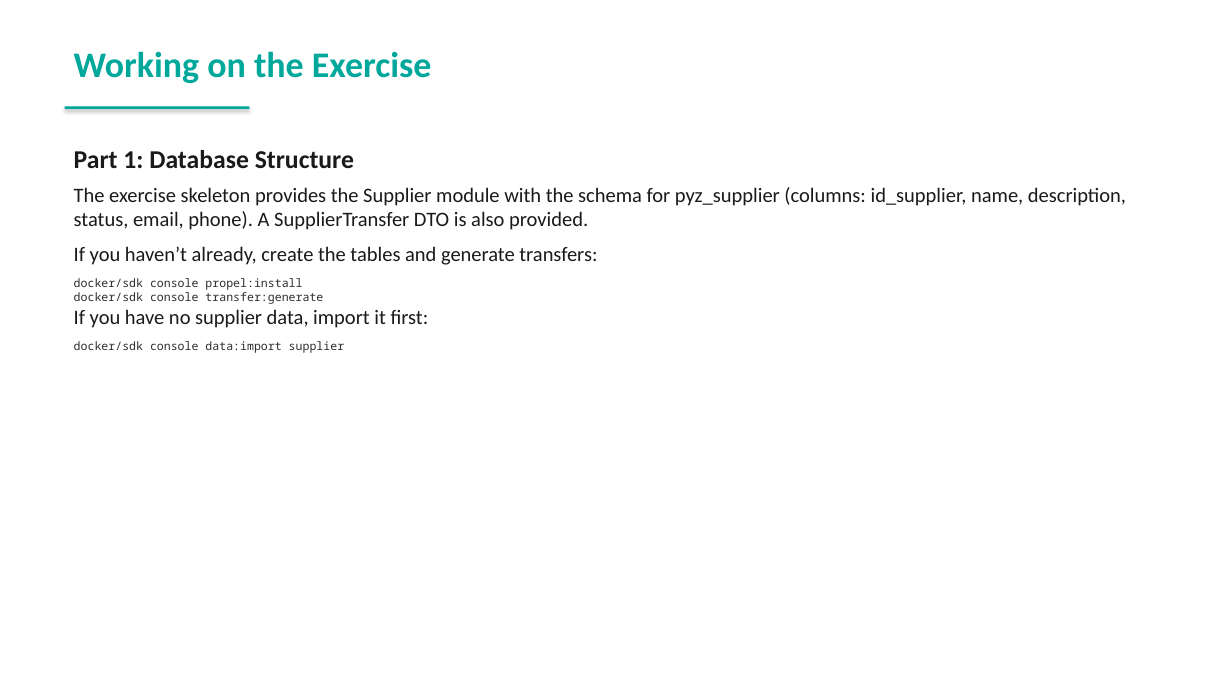
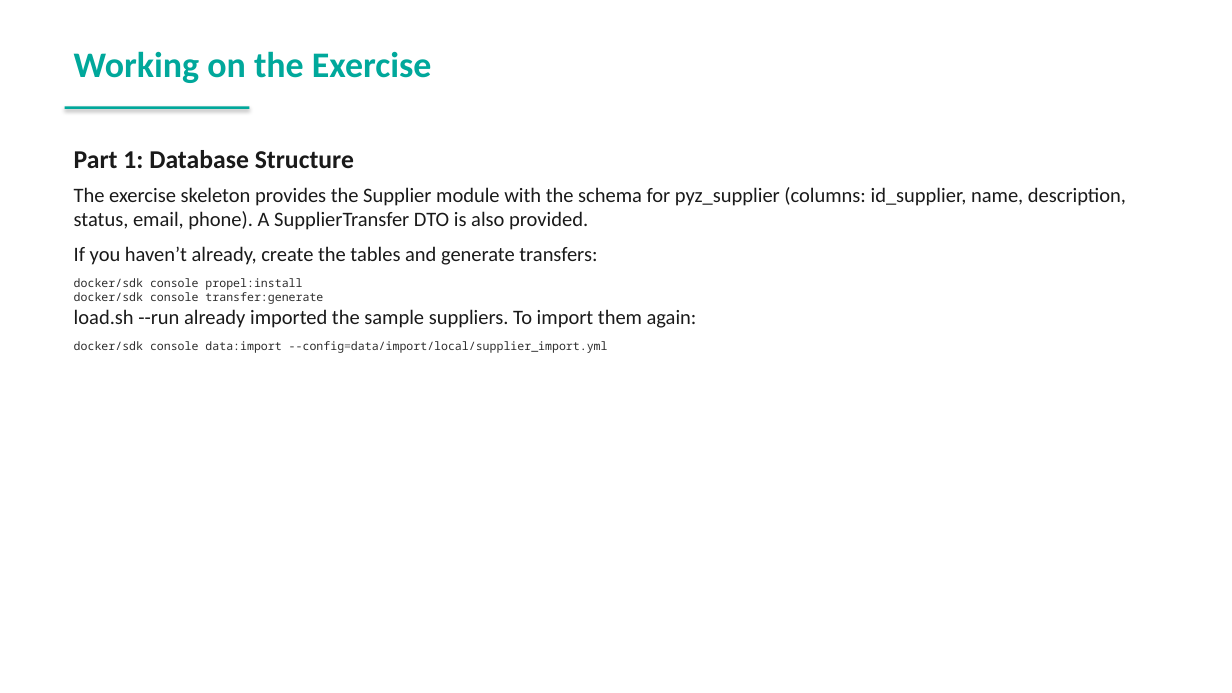
Before and after one commit to spryker-academy/instructor-exercises, a slide deck: slide 36 of guides-pptx/spryker-academy-professional.pptx (slide 35 before the commit). Drawn at 1232x693 pixels with LibreOffice and Linux fonts; fonts in the diff are those of the drawing. Boxes give left, top, right and bottom in pixels: in the first picture for what was removed or moved away, otherwise in the second. Text is boxed around its words. In the diff, an @@ line names an element or a change of style, - is before the commit and + after.

```diff
--- a/guides-pptx/spryker-academy-professional.pptx
+++ b/guides-pptx/spryker-academy-professional.pptx
@@ text at [74, 309, 697, 353]: text changed; size 16 to 9 pt; font Calibri to Noto Sans Mono; text colour #1A1A1A to #2D2D2D @@
-If you have no supplier data, import it first:
-docker/sdk console data:import supplier
+load.sh --run already imported the sample suppliers. To import them again:
+docker/sdk console data:import --config=data/import/local/supplier_import.yml
```
Also in this commit, not shown: 1 other slide changed, 2 slides added, 11 other files.
